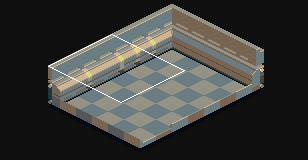
One commit to this Tiled map: res/tiled/levels/ship_pascal.tmx. The first picture is a wide view before the edit; the outline marks the close-up.
Close-up. As it was:
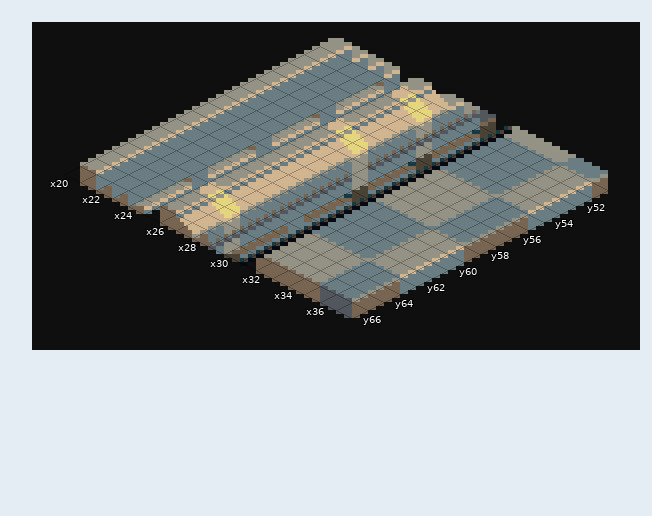
Cells are 8x4 px. Isometric: x runs down to the right, y down to the left. Shown: x 20..37, y 51..66. The commit also changed other parts of the map, which this record leaves out. The old version is drawn lined up with the new one.
Now the later version:
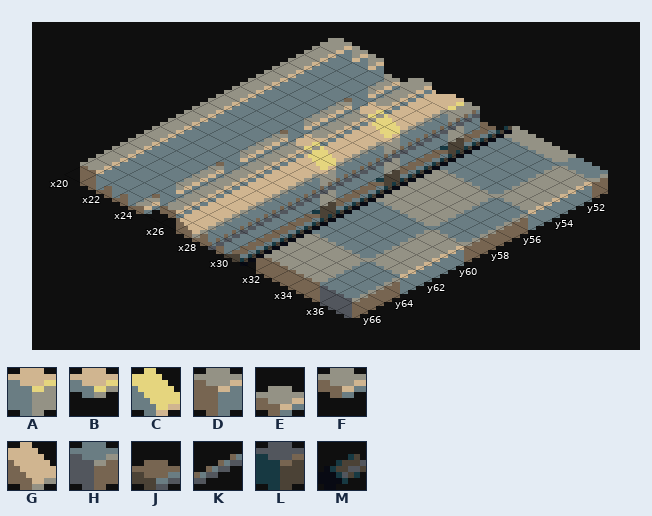
Key: from "CONGRUENT": A 96, B 98, C 100, D 144, E 145, F 146, G 148, H 192, J 241, K 281, L 288, M 374.
_ is an empty cell.
Difference:
map size 100x100 -> 108x100 cells
Layer "3d/walls/1":
y 51: x 28..30 MDL -> __J
y 52: x 27 C -> _
y 53: x 30 J -> L
y 54: x 28..29 MD -> __
y 55: x 28..30 MDL -> __J
y 56: x 27 C -> _
y 57: x 30 J -> L
y 58: x 28..29 MD -> __
y 59: x 29..30 DL -> _J
y 61: x 30 J -> L
y 62: x 29 D -> _
y 63: x 30 D -> J
y 64: x 27 C -> _
y 66: x 29 D -> _
Layer "3d/walls/2":
y 52: x 29 D -> A
y 53: x 28 D -> _
y 54: x 28..29 DA -> _D
y 56: x 29 D -> A
y 58: x 28..29 DA -> _D
y 60: x 29 D -> A
y 66: x 29 A -> D
Layer "3d/walls/3":
y 51: x 28 D -> A
y 52: x 26..27 DD -> __
y 53: x 26..28 DDA -> __D
y 55: x 28 D -> A
y 56: x 26..27 DD -> __
y 57: x 27..29 DA_ -> _DK
y 58: x 29 _ -> K
y 59: x 28 D -> A
y 60: x 26 D -> _
y 64: x 26..27 DD -> __
y 65: x 27..28 DA -> _D
Layer "3d/walls/4":
y 51: x 26 D -> _
y 52: x 26..27 DC -> _G
y 53: x 26 H -> _
y 54: x 26..27 DG -> _C
y 55: x 26 D -> _
y 56: x 26..27 DC -> _G
y 57: x 26 H -> _
y 58: x 26..27 DG -> _C
y 59..60: x 26 D -> _
y 62..63: x 26 D -> _
y 64: x 26..27 DC -> _G
y 65: x 26 H -> _
y 66: x 26 D -> _
Layer "3d/walls/5":
y 52: x 26 B -> F
y 54: x 26 F -> B
y 56: x 26 B -> F
y 58: x 26 F -> B
y 64: x 26 B -> F
Layer "3d/walls/6":
y 51: x 24 D -> E
y 53: x 24 E -> D
y 55: x 24 D -> E
y 57: x 24 E -> D
y 59: x 24 D -> E
y 61: x 24 E -> D
y 63: x 24 D -> E
y 65: x 24 E -> D
Pixel boxes of the changes (left, top, right, bottom) in both close-ups:
changed: (152, 62, 496, 254)
